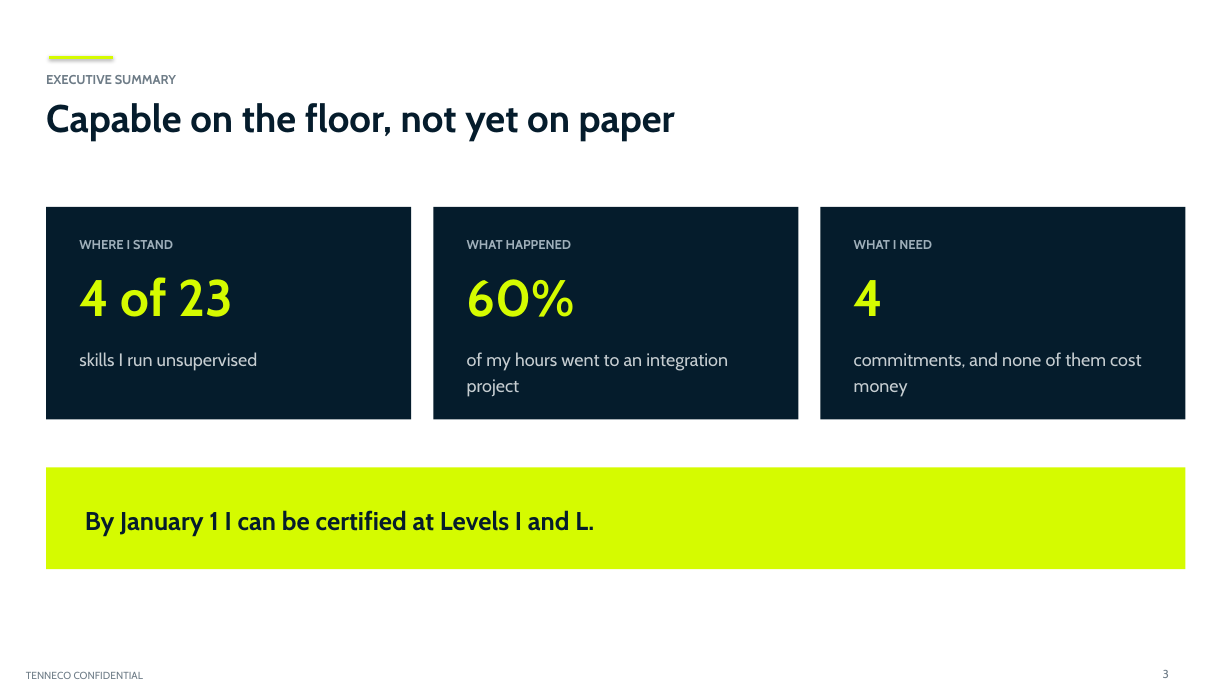
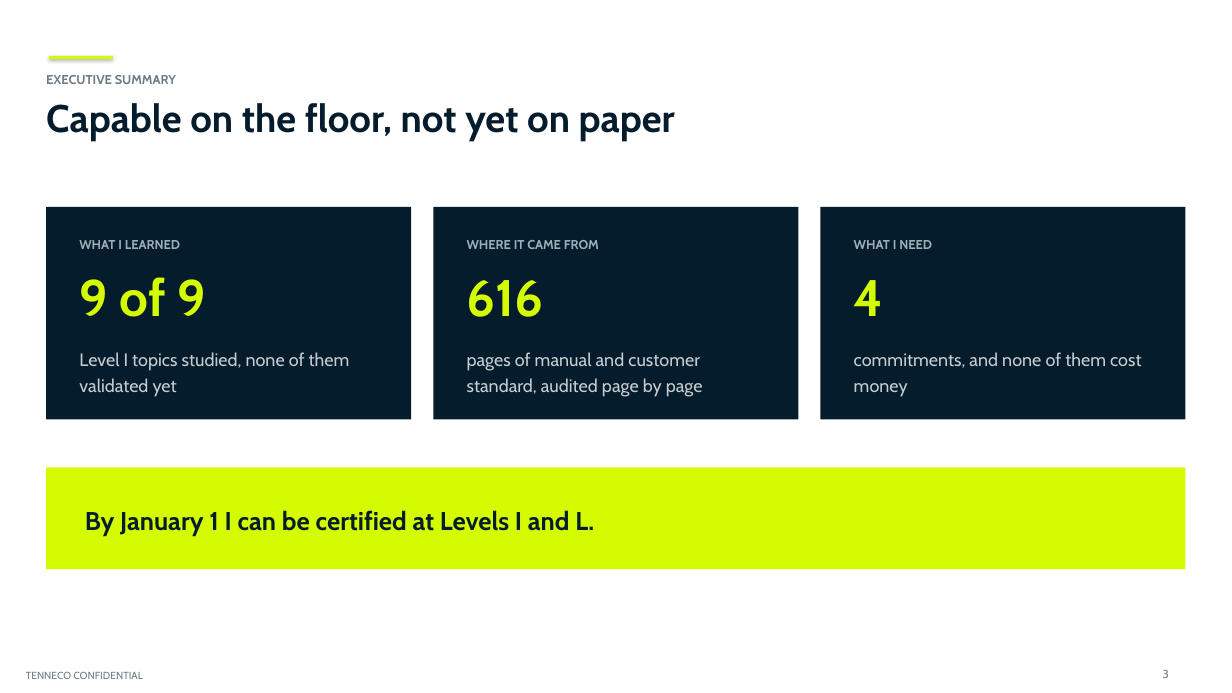
Before and after one commit to adaircarried/Claude-Design, a slide deck: slide 3 of presentations/Tenneco_Intern_Project_Diego_de_Leon.pptx. Drawn at 1232x693 pixels with LibreOffice and Linux fonts; fonts in the diff are those of the drawing; background and template pictures are left out. Boxes give left, top, right and bottom in pixels: in the first picture for what was removed or moved away, otherwise in the second. Text is boxed around its words. In the diff, an @@ line names an element or a change of style, - is before the commit and + after.

```diff
--- a/presentations/Tenneco_Intern_Project_Diego_de_Leon.pptx
+++ b/presentations/Tenneco_Intern_Project_Diego_de_Leon.pptx
@@ text at (79,240,350,397): text changed @@
-WHERE I STAND
-4 of 23
-skills I run unsupervised
+WHAT I LEARNED
+9 of 9
+Level I topics studied, none of them validated yet
@@ text at (467,240,703,397): text changed @@
-WHAT HAPPENED
-60%
-of my hours went to an integration project
+WHERE IT CAME FROM
+616
+pages of manual and customer standard, audited page by page
```
Also in this commit, not shown: 6 other slides changed, 3 slides added, 2 slides removed, 6 other files.
